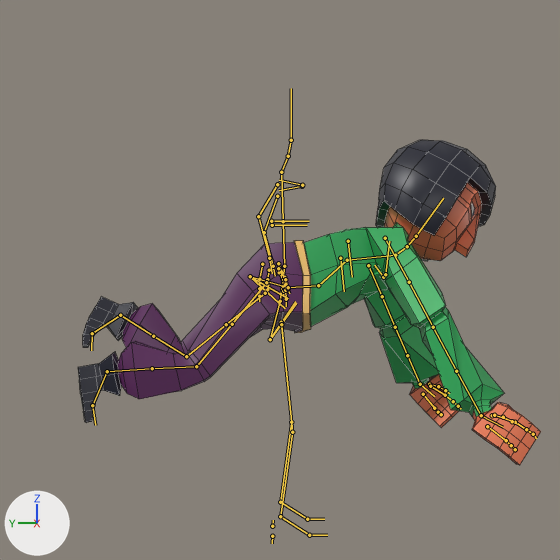
An edit to the Blender file rar-workfiles/entities/player/player.blend, drawn before and after from the same camera.
Before and after are seen from the file's camera 'Camera_ToRight'. Lighting does not change. The marker at lower left points along +X, +Y and +Z. Both versions are drawn at frame 37 of the action 'Backflip'; the numbers are the values there. The bones that bend it are drawn over the model as lines. Mesh edges are drawn as thin lines.
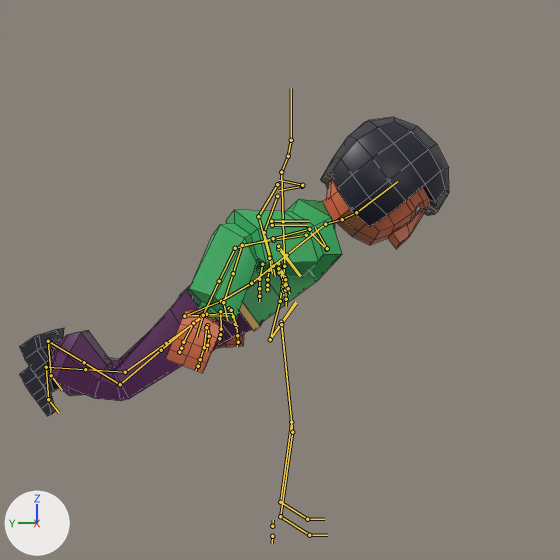
The change in detail:
Bone 'root' (bone_root) moves from (0.0, 0.0, 0.0) to (0.0, -0.069, 0.959).
Bone 'root' (bone_root) turns from (0, 0, 0) to (-154, 0, 0) degrees about its own x, y and z.
Bone 'torso' (bone_torso) moves from (-0.04, 0.023, 0.148) to (0.0, -0.337, -0.556).
Bone 'torso' (bone_torso) turns from (92, 12, 2) to (-154, 0, 0) degrees about its own x, y and z.
Bone 'chest' (bone_chest) moves from (0.019, 0.125, -0.078) to (0.0, 0.0, 0.0).
Bone 'chest' (bone_chest) turns from (-7, 0, -2) to (0, 0, 0) degrees about its own x, y and z.
Bone 'head' (bone_head) moves from (0.003, -0.044, -0.109) to (0.0, 0.0, 0.0).
Bone 'head' (bone_head) turns from (-56, -7, 8) to (0, 0, 0) degrees about its own x, y and z.
Bone 'hand_ik.L' (bone_hand_ik_l) moves from (-0.375, -0.624, -0.507) to (-0.355, -0.305, -0.818).
Bone 'hand_ik.L' (bone_hand_ik_l) turns from (58, 4, -52) to (-126, -30, -78) degrees about its own x, y and z.
Bone 'hand_ik.R' (bone_hand_ik_r) moves from (0.32, -0.721, -0.533) to (0.359, -0.318, -0.782).
Bone 'hand_ik.R' (bone_hand_ik_r) turns from (56, 16, 18) to (-159, 28, 68) degrees about its own x, y and z.
Bone 'foot_ik.L' (bone_foot_ik_l) moves from (-0.04, 0.673, 0.784) to (-0.004, -0.78, 0.671).
Bone 'foot_ik.L' (bone_foot_ik_l) turns from (91, 13, 16) to (-154, 0, 0) degrees about its own x, y and z.
Bone 'foot_heel_ik.L' (bone_foot_heel_ik_l) turns from (25, -4, 1) to (0, 0, 0) degrees about its own x, y and z.
Bone 'foot_ik.R' (bone_foot_ik_r) moves from (-0.148, 0.615, 0.562) to (-0.03, -0.768, 0.528).
Bone 'foot_ik.R' (bone_foot_ik_r) turns from (82, 9, 18) to (-154, 0, 0) degrees about its own x, y and z.

Changed parts and their boxes [x1, y1, x2, y2] in the pictures (560 x 560 px):
'Cube', posed (7% narrower, 8% shorter)
    before: [78, 140, 541, 465]
    after: [19, 117, 449, 416]
